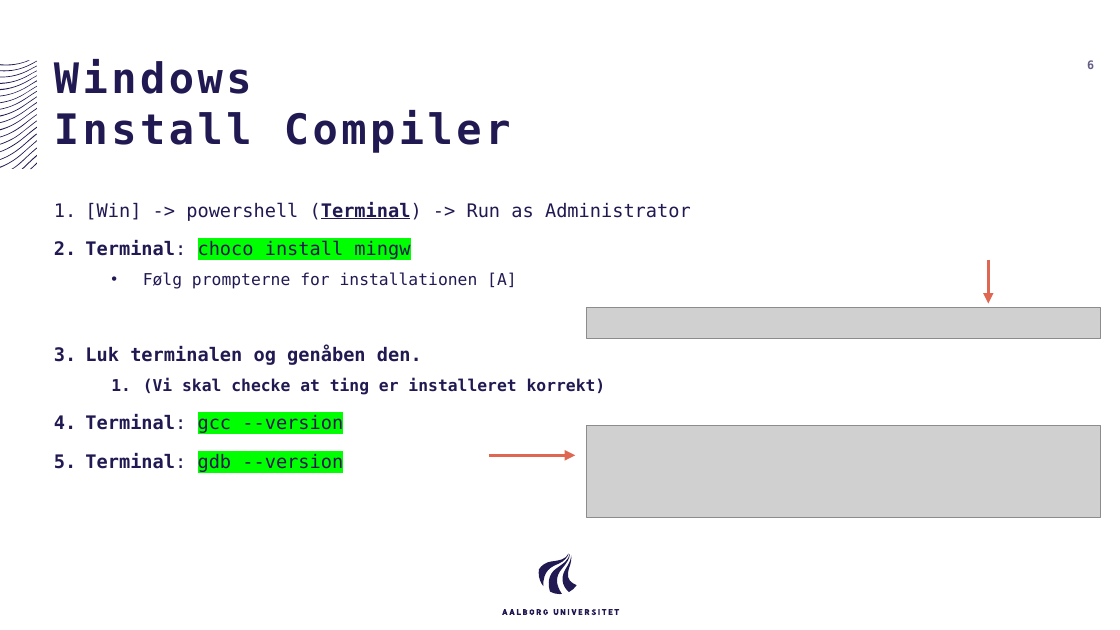
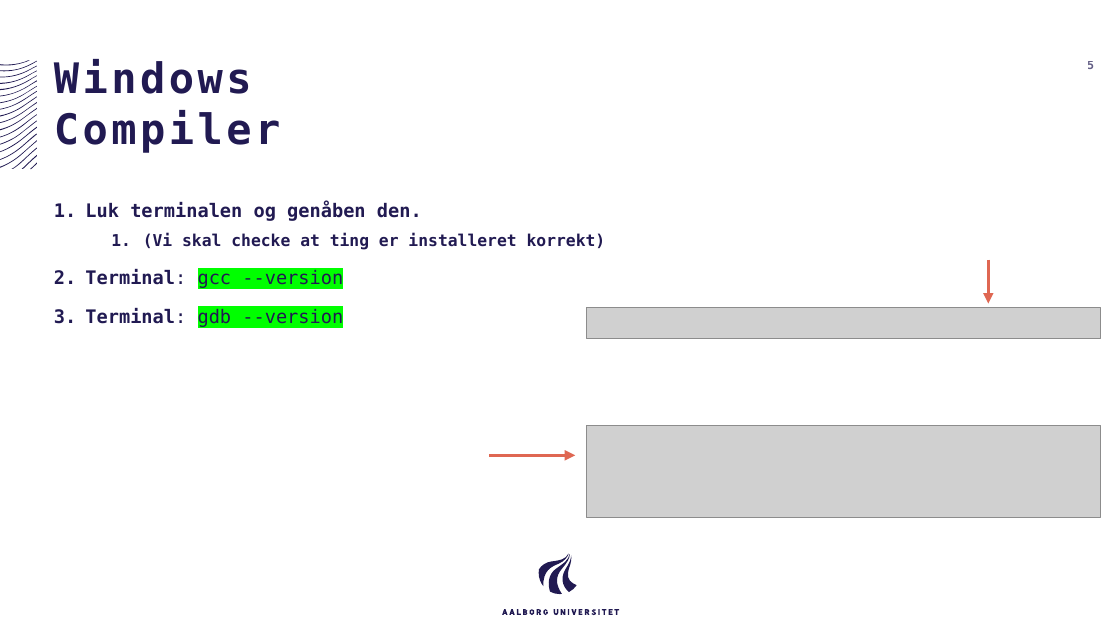
Before and after one commit to AAU-ST1-Programming/setup, a slide deck: slide 5 of Setup Windows.pptx (slide 6 before the commit). Drawn at 1120x630 pixels with LibreOffice and Linux fonts; fonts in the diff are those of the drawing; grey boxes stand for pictures. Boxes give left, top, right and bottom in pixels: in the first picture for what was removed or moved away, otherwise in the second. Text is boxed around its words. In the diff, an @@ line names an element or a change of style, - is before the commit and + after.

Commit message:
Updated setup to just use winget on windows

```diff
--- a/Setup Windows.pptx
+++ b/Setup Windows.pptx
@@ title at box(54, 59, 281, 153): text changed @@
-Windows
-Install Compiler
+Windows
+Compiler
@@ page number at box(1087, 61, 1094, 69): text changed @@
-6
+5
@@ text at box(85, 202, 691, 289): paragraphs removed @@
-1. [Win] -> powershell (Terminal) -> Run as Administrator
-2. Terminal: choco install mingw
-  • Følg prompterne for installationen [A]
```
Also in this commit, not shown: 6 other slides changed, 1 slide added, 4 slides removed, 1 other file.
